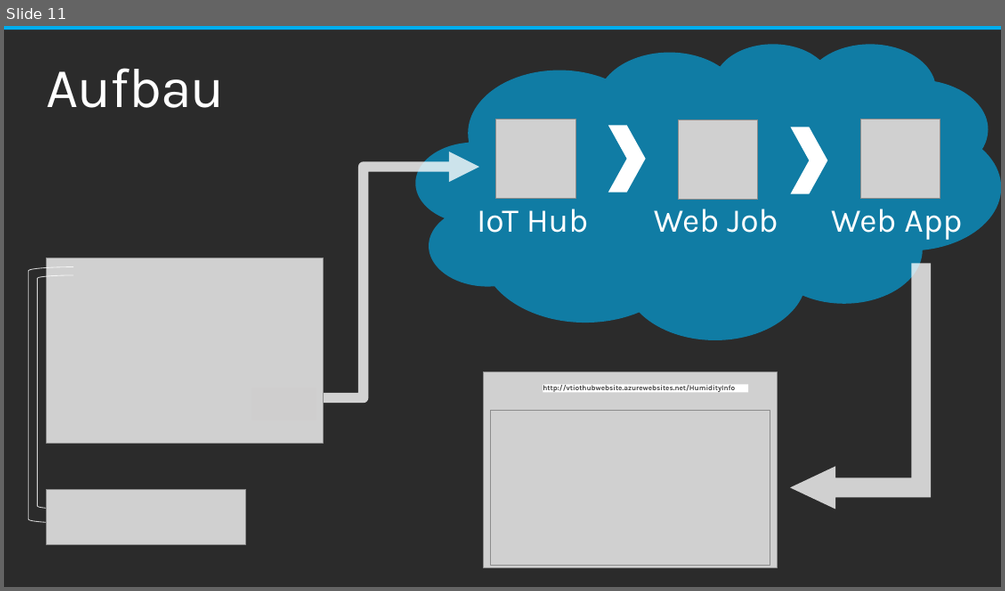
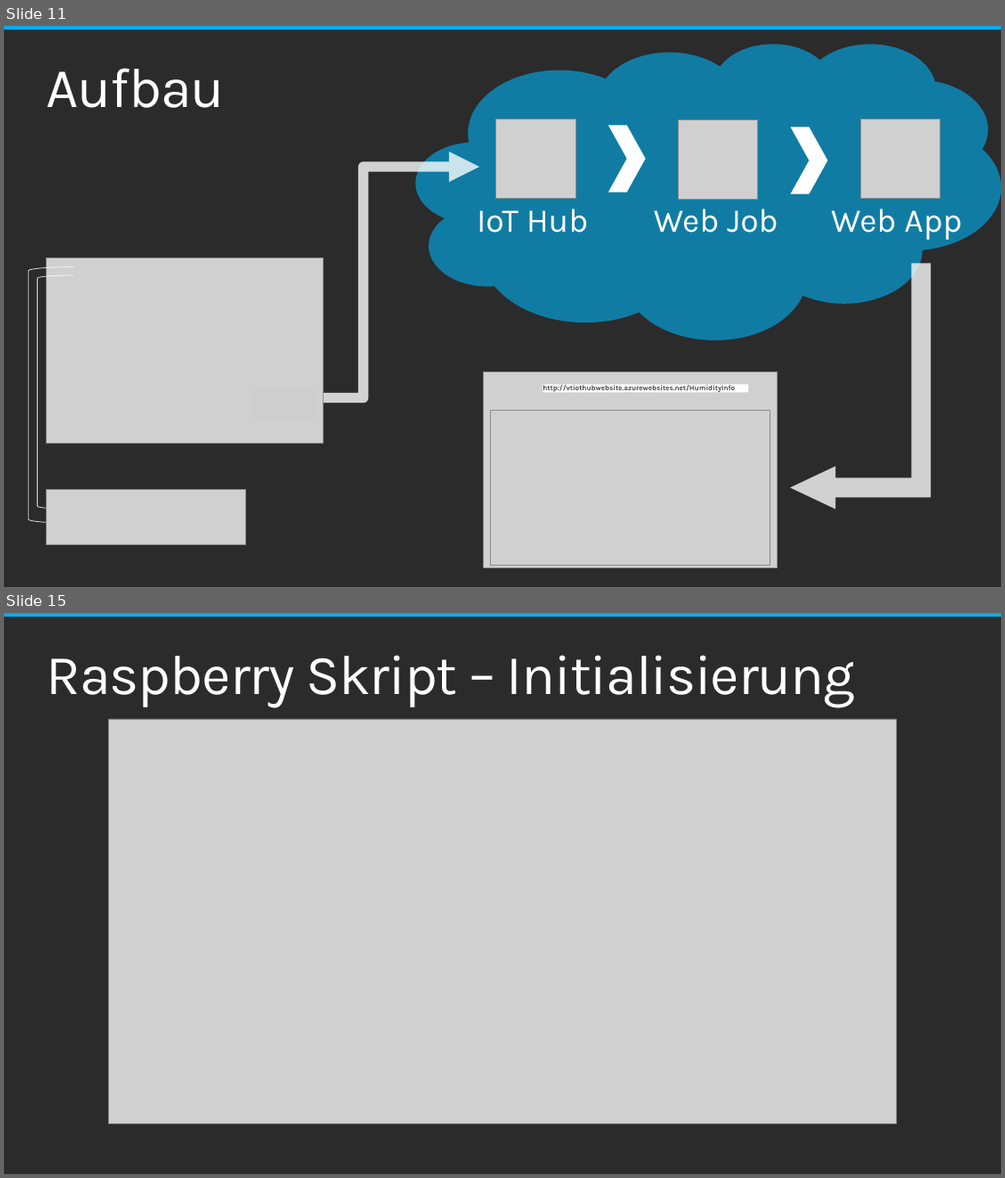
Before and after one commit to chriz239/VtIoTHub, a slide deck: Semesterprojekt_VT.pptx. Shown one above the other, each under a label of ours: slide 11 before the commit, slides 11 and 15 after it; the slides between them are not shown. The pictures are 1005x591 and 1005x1178 pixels, drawn with LibreOffice and Linux fonts; fonts in the diff are those of the drawing; grey boxes stand for pictures; background and template pictures are left out; a plain dark background stands for a picture behind light text. Boxes give left, top, right and bottom in pixels: in the first picture for what was removed or moved away, otherwise in the second. Text is boxed around its words. In the diff, an @@ line names an element or a change of style, - is before the commit and + after.

```diff
--- a/Semesterprojekt_VT.pptx
+++ b/Semesterprojekt_VT.pptx
@@ slide 15 added at (4,613,1001,1174), background picture (left out); not listed: 1 template element that a slide beside it also shows @@
@@ title added at (47,655,856,707), 54 pt, text #FFFFFF @@
+Raspberry Skript – Initialisierung
@@ picture added at (109,719,896,1124) @@
```
Also in this commit, not shown: 2 slides changed, 5 other slides added.
